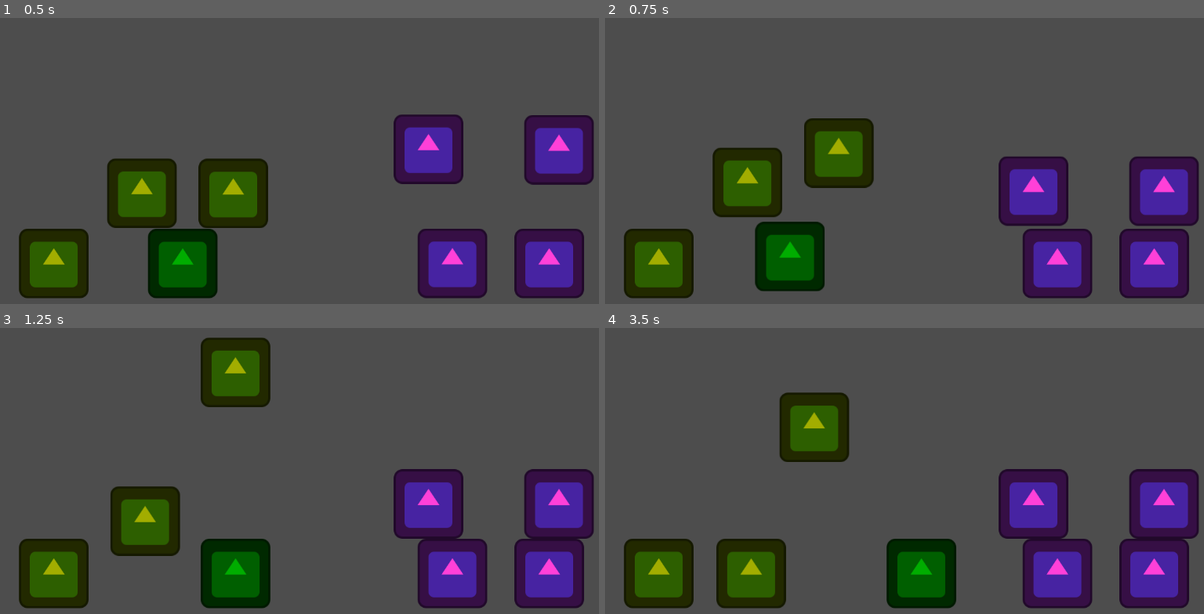
Above: before the commit, frames 1-4 (two rows, left to right).
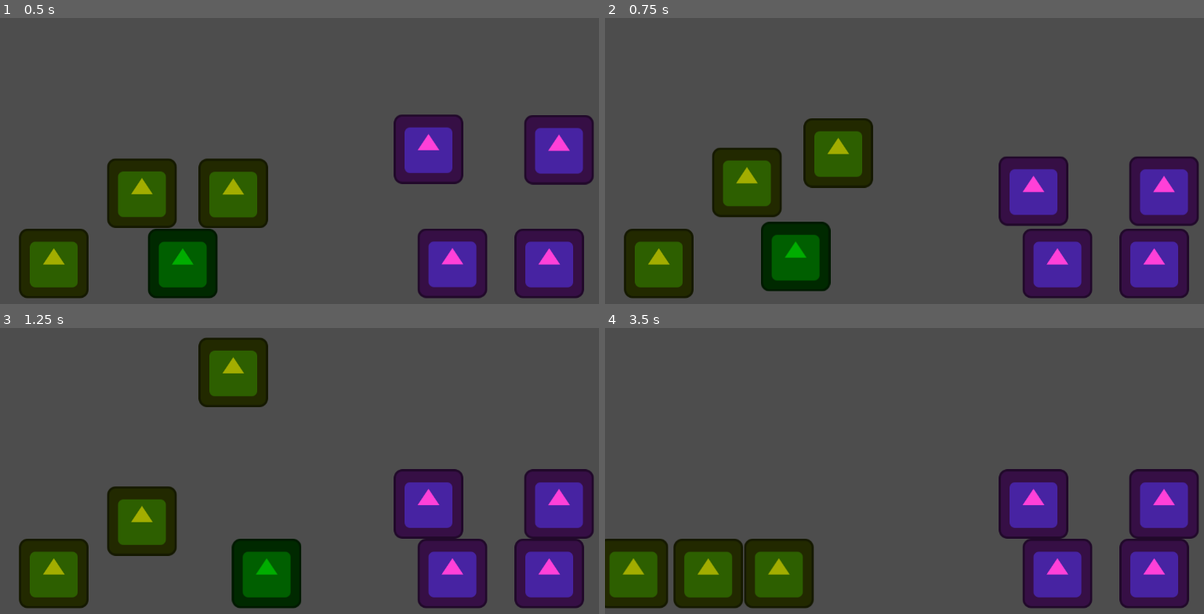
Above: after the commit, the same moments.

Repository: t0qen/baudo-game-jam-autumn
Game: Godot game, scene res://scenes/main.tscn
Same seed, same stepped clock (60 frames per second), same inputs: the game is played once before the commit and once after it. The engine's default icon, where the game draws it, is replaced by a stand-in: a white triangle on a blue panel in a dark square.
Inputs (mouse positions are in pixels of both pictures, inside the frame that each line leads up to):
- Up to frame 1 (0.5 s): no input
- Up to frame 2 (0.75 s): move the mouse to (1054, 175) at 0.52 s; hold D (right) from 0.53 s (still down); tap Space (jump) at 0.6 s; click (1054, 175) at 0.67 s
- Up to frame 3 (1.25 s): keep holding D (right); tap Space (jump) at 0.77, 1.07 s
- Up to frame 4 (3.5 s): move the mouse to (790, 522) at 1.27 s; release D (right) at 1.28 s; hold A (left) 1.28-2.03 s; tap Space (jump) at 1.35, 1.52, 1.82, 2.1, 2.85, 3.02, 3.32 s; click (790, 522) at 1.42 s; move the mouse to (982, 425) at 2.02 s; hold D (right) from 2.03 s (still down); click (982, 425) at 2.17 s; move the mouse to (886, 573) at 2.77 s; click (886, 573) at 2.92 s

Frame 1 is identical in both runs. In frame 2, 1.1% of the frame differs, in the area x 17-45%, y 35-96%; in frame 3, 4.1%; in frame 4, 11%, in the area x 0-59%, y 22-99%.

Commit message:
Clean up

Diff:
--- a/scenes/Terrains/Terrain_1.tscn
+++ /dev/null
@@ -1,19 +0,0 @@
-[gd_scene load_steps=3 format=3 uid="uid://ccrg7xo42addi"]
-
-[ext_resource type="Script" uid="uid://bjadow1jjrn4o" path="res://scripts/terrain_1.gd" id="1_b1e4u"]
-[ext_resource type="Texture2D" uid="uid://btcm76yd82541" path="res://pngtree-floating-grassy-landmass-defying-gravity-in-the-sky-png-image_14654596.png" id="2_xp2wb"]
-
-[node name="Terrain1" type="Node2D" groups=["destructible"]]
-script = ExtResource("1_b1e4u")
-
-[node name="Polygon2D" type="Polygon2D" parent="."]
-position = Vector2(19, -99)
-texture = ExtResource("2_xp2wb")
-texture_offset = Vector2(217.99, 41.89)
-texture_scale = Vector2(0.23, 0.23)
-polygon = PackedVector2Array(-156, 640, 103, 460, 562, 514, 1260, 439, 1488, 777, 680, 850, -109, 893)
-
-[node name="StaticBody2D" type="StaticBody2D" parent="."]
-
-[node name="CollisionPolygon2D" type="CollisionPolygon2D" parent="StaticBody2D"]
-polygon = PackedVector2Array(-137, 541, 122, 361, 581, 415, 1279, 340, 1507, 678, 699, 751, -90, 794)
--- a/scenes/Terrains/Terrain_2.tscn
+++ /dev/null
@@ -1,18 +0,0 @@
-[gd_scene load_steps=3 format=3 uid="uid://8k66wp0me4m7"]
-
-[ext_resource type="Script" uid="uid://cl8ppi1ccx056" path="res://scripts/terrain_2.gd" id="1_wm2uy"]
-[ext_resource type="Texture2D" uid="uid://hht7qnmjl72w" path="res://icon.svg" id="2_4cxun"]
-
-[node name="Terrain_2" type="StaticBody2D"]
-script = ExtResource("1_wm2uy")
-
-[node name="Sprite2D" type="Sprite2D" parent="."]
-position = Vector2(585, 590)
-scale = Vector2(8.15625, 2.8124995)
-texture = ExtResource("2_4cxun")
-
-[node name="CollisionPolygon2D" type="CollisionPolygon2D" parent="."]
-position = Vector2(1, 3)
-polygon = PackedVector2Array(58, 770, 57, 407, 1105, 407, 1105, 767)
-
-[node name="SubViewport" type="SubViewport" parent="."]
--- a/scenes/maintest.tscn
+++ /dev/null
@@ -1,13 +0,0 @@
-[gd_scene load_steps=4 format=3 uid="uid://ct3cra0khvoto"]
-
-[ext_resource type="Script" uid="uid://mi4jhc4pjrym" path="res://scripts/maintest.gd" id="1_527u3"]
-[ext_resource type="PackedScene" uid="uid://c57lqhed2hh6r" path="res://scenes/mannequin.tscn" id="3_527u3"]
-[ext_resource type="PackedScene" uid="uid://ccrg7xo42addi" path="res://scenes/Terrains/Terrain_1.tscn" id="3_yoalb"]
-
-[node name="Maintest" type="Node2D"]
-script = ExtResource("1_527u3")
-
-[node name="mannequin" parent="." instance=ExtResource("3_527u3")]
-position = Vector2(722, 355)
-
-[node name="Terrain1" parent="." instance=ExtResource("3_yoalb")]
--- a/scenes/mannequin.tscn
+++ /dev/null
@@ -1,17 +0,0 @@
-[gd_scene load_steps=3 format=3 uid="uid://c57lqhed2hh6r"]
-
-[sub_resource type="CanvasTexture" id="CanvasTexture_esfef"]
-
-[sub_resource type="CircleShape2D" id="CircleShape2D_esfef"]
-radius = 64.31417
-
-[node name="mannequin" type="RigidBody2D"]
-
-[node name="Sprite2D" type="Sprite2D" parent="."]
-position = Vector2(-4.7683716e-07, -64.625)
-scale = Vector2(129.5, 128.75)
-texture = SubResource("CanvasTexture_esfef")
-
-[node name="CollisionShape2D" type="CollisionShape2D" parent="."]
-position = Vector2(1, -65)
-shape = SubResource("CircleShape2D_esfef")
--- a/scenes/projectiles/Testdestruction.tscn
+++ /dev/null
@@ -1,15 +0,0 @@
-[gd_scene load_steps=2 format=3 uid="uid://qhiky2b1pngi"]
-
-[ext_resource type="Script" uid="uid://hoot4tn8027i" path="res://scripts/testdestruction.gd" id="1_1mnvm"]
-
-[node name="Testdestruction" type="Area2D"]
-script = ExtResource("1_1mnvm")
-
-[node name="Polygon2D" type="Polygon2D" parent="."]
-position = Vector2(1, -1)
-polygon = PackedVector2Array(-22, -11, 30, -11, 28, 17, -23, 17)
-
-[node name="CollisionPolygon2D" type="CollisionPolygon2D" parent="."]
-polygon = PackedVector2Array(-38, 70, 54, 53, 89, -36, -35, -67, -85, 7)
-
-[connection signal="area_entered" from="." to="." method="_on_area_entered"]
--- a/scenes/projectiles/grenade.tscn
+++ b/scenes/projectiles/grenade.tscn
@@ -1,6 +1,12 @@
-[gd_scene load_steps=2 format=3 uid="uid://ooydtmusoxcv"]
+[gd_scene load_steps=4 format=3 uid="uid://ooydtmusoxcv"]
 
 [ext_resource type="Script" uid="uid://dthvwivuxn4bg" path="res://scripts/grenade.gd" id="1_1mnvm"]
+
+[sub_resource type="RectangleShape2D" id="RectangleShape2D_1mnvm"]
+size = Vector2(40, 40)
+
+[sub_resource type="CircleShape2D" id="CircleShape2D_b7x1w"]
+radius = 31.0
 
 [node name="Grenade" type="RigidBody2D"]
 script = ExtResource("1_1mnvm")
@@ -10,18 +16,17 @@
 one_shot = true
 autostart = true
 
+[node name="CollisionShape2D2" type="CollisionShape2D" parent="."]
+shape = SubResource("RectangleShape2D_1mnvm")
+
+[node name="ground_detection" type="Area2D" parent="."]
+
+[node name="CollisionShape2D" type="CollisionShape2D" parent="ground_detection"]
+shape = SubResource("CircleShape2D_b7x1w")
+
 [node name="Polygon2D" type="Polygon2D" parent="."]
 position = Vector2(-2, 0)
 color = Color(0, 0, 0, 1)
-polygon = PackedVector2Array(-16, -15, 20, -15, 20, 15, -16, 15)
-
-[node name="CollisionPolygon2D" type="CollisionPolygon2D" parent="."]
-polygon = PackedVector2Array(-18, -15, 18, -15, 18, 15, -18, 15)
-
-[node name="Area2D" type="Area2D" parent="."]
-
-[node name="CollisionPolygon2D" type="CollisionPolygon2D" parent="Area2D"]
-polygon = PackedVector2Array(-45, -39, 3, -55, 42, -44, 60, 9, 51, 53, -15, 63, -63, 36, -64, 0)
-disabled = true
+polygon = PackedVector2Array(-18, -20, 22, -20, 22, 20, -18, 20)
 
 [connection signal="timeout" from="Timer" to="." method="_on_timer_timeout"]
--- a/scenes/templates/bidule_template.tscn
+++ b/scenes/templates/bidule_template.tscn
@@ -4,7 +4,7 @@
 [ext_resource type="Script" uid="uid://crellanggal1o" path="res://scripts/bidule_template.gd" id="1_6lqgl"]
 
 [sub_resource type="PhysicsMaterial" id="PhysicsMaterial_6lqgl"]
-friction = 0.5
+friction = 0.0
 bounce = 0.1
 
 [sub_resource type="AtlasTexture" id="AtlasTexture_6lqgl"]
--- a/scenes/testcterrain.tscn
+++ /dev/null
@@ -1,26 +0,0 @@
-[gd_scene load_steps=5 format=3 uid="uid://cc00vx8w53ssx"]
-
-[ext_resource type="Script" uid="uid://cirlbe2taub67" path="res://scripts/testcterrain.gd" id="1_crty7"]
-[ext_resource type="Script" uid="uid://d15ayypla04li" path="res://scripts/DestructiblePolygon2D.gd" id="2_pq4jt"]
-[ext_resource type="Texture2D" uid="uid://btcm76yd82541" path="res://pngtree-floating-grassy-landmass-defying-gravity-in-the-sky-png-image_14654596.png" id="3_0t81j"]
-[ext_resource type="PackedScene" uid="uid://c57lqhed2hh6r" path="res://scenes/mannequin.tscn" id="4_pq4jt"]
-
-[node name="testcollsions" type="Node2D"]
-script = ExtResource("1_crty7")
-
-[node name="DestructiblePolygon2D" type="Node2D" parent="."]
-script = ExtResource("2_pq4jt")
-collidable = true
-simplification = 2.0
-
-[node name="Polygon2D" type="Polygon2D" parent="DestructiblePolygon2D"]
-texture = ExtResource("3_0t81j")
-texture_scale = Vector2(0.5, 0.5)
-polygon = PackedVector2Array(352.5, 229, 400.5, 234, 451.5, 223, 507.5, 203, 559.5, 203, 580.5, 249, 655.5, 264, 659.5, 292, 655.5, 327, 622.5, 368, 602.5, 391, 577.5, 401, 565.5, 388, 533.5, 402, 501.5, 424, 467.5, 429, 411.5, 435, 394.5, 452, 388.5, 462, 363.5, 467, 330.5, 453, 311.5, 444, 296.5, 439, 264.5, 429, 217.5, 430, 193.5, 427, 165.5, 424, 136.5, 416, 122.5, 402, 108.5, 384, 97.5, 367, 83.5, 354, 60.5, 329, 58.5, 323, 50.5, 305, 49.5, 295, 79.5, 270, 98.5, 255, 137.5, 241, 154.5, 235, 179.5, 221, 202.5, 213, 226.5, 212, 270.5, 218, 294.5, 224, 327.5, 224, 339.5, 225)
-uv = PackedVector2Array(352.5, 229, 400.5, 234, 451.5, 223, 507.5, 203, 559.5, 203, 580.5, 249, 655.5, 264, 659.5, 292, 655.5, 327, 622.5, 368, 602.5, 391, 577.5, 401, 565.5, 388, 533.5, 402, 501.5, 424, 467.5, 429, 411.5, 435, 394.5, 452, 388.5, 462, 363.5, 467, 330.5, 453, 311.5, 444, 296.5, 439, 264.5, 429, 217.5, 430, 193.5, 427, 165.5, 424, 136.5, 416, 122.5, 402, 108.5, 384, 97.5, 367, 83.5, 354, 60.5, 329, 58.5, 323, 50.5, 305, 49.5, 295, 79.5, 270, 98.5, 255, 137.5, 241, 154.5, 235, 179.5, 221, 202.5, 213, 226.5, 212, 270.5, 218, 294.5, 224, 327.5, 224, 339.5, 225)
-
-[node name="Camera2D" type="Camera2D" parent="."]
-position = Vector2(340, 210)
-
-[node name="mannequin" parent="." instance=ExtResource("4_pq4jt")]
-position = Vector2(359, 226)
--- a/scenes/tests.tscn
+++ /dev/null
@@ -1,22 +0,0 @@
-[gd_scene load_steps=3 format=3 uid="uid://boi8shbqr4l2c"]
-
-[ext_resource type="PackedScene" uid="uid://b2et76gt1x6je" path="res://scenes/errants.tscn" id="1_738vk"]
-
-[sub_resource type="WorldBoundaryShape2D" id="WorldBoundaryShape2D_tcuvc"]
-distance = -84.0
-
-[node name="tests" type="Node2D"]
-
-[node name="Camera2D" type="Camera2D" parent="."]
-position = Vector2(-1, -42)
-
-[node name="StaticBody2D" type="StaticBody2D" parent="." groups=["ground"]]
-
-[node name="CollisionShape2D" type="CollisionShape2D" parent="StaticBody2D"]
-shape = SubResource("WorldBoundaryShape2D_tcuvc")
-
-[node name="errants" parent="." instance=ExtResource("1_738vk")]
-position = Vector2(7, -53)
-is_selected = true
-jump_force = 400
-max_h_speed = 400
--- a/scripts/grenade.gd
+++ b/scripts/grenade.gd
@@ -1,11 +1,7 @@
 extends RigidBody2D
-
-@onready var destruction_polygon = $Area2D/CollisionPolygon2D
 
 func _ready() -> void:
 	$Timer.start()
-
-
 
 func _on_timer_timeout() -> void:
 	# On récupère le terrain (nom exact: "Terrain1") depuis le parent ou la scène
--- a/scripts/maintest.gd
+++ /dev/null
@@ -1,28 +0,0 @@
-extends Node2D
-
-var grenade = preload("res://scenes/projectiles/grenade.tscn")
-var grenadeInstance = grenade.instantiate()
-var mouse_position
-
-# Called when the node enters the scene tree for the first time.
-func _ready() -> void:
-	pass # Replace with function body.
-
-
-# Called every frame. 'delta' is the elapsed time since the previous frame.
-func _process(delta: float) -> void:
-	pass
-
-func _input(event: InputEvent) -> void:
-	if event.is_action_pressed("Faire spawn bombe (pas définitif)"):
-		spawn_enfant()
-
-func spawn_enfant():
-	# Créer une nouvelle instance de la scène
-	var nouvelle_grenade = grenade.instantiate()
-
-	# Ajouter l'instance comme enfant
-	add_child(nouvelle_grenade)
-
-	# Positionner l'instance à la position de la souris
-	nouvelle_grenade.global_position = get_global_mouse_position()
--- a/scripts/terrain_1.gd
+++ /dev/null
@@ -1,16 +0,0 @@
-extends Node2D
-
-@onready var collision_shape = $StaticBody2D/CollisionPolygon2D
-@onready var visual_polygon = $Polygon2D
-
-func clip(destruction_polygon):
-	var offset_polygon = []
-	for point in destruction_polygon.polygon:
-		offset_polygon.append(point + destruction_polygon.global_position)
-	var result = Geometry2D.clip_polygons(collision_shape.polygon, offset_polygon)
-	if result.size() > 0:
-		collision_shape.set_deferred("polygon", result[0])
-		visual_polygon.polygon = result[0]
-		# Fix le positionnement :
-		visual_polygon.position = Vector2.ZERO
-		collision_shape.position = Vector2.ZERO
--- a/scripts/terrain_2.gd
+++ /dev/null
@@ -1,32 +0,0 @@
-extends StaticBody2D
-
-@onready var collision_shape = $CollisionPolygon2D
-@onready var sprite2d = $Sprite2D
-
-func clip(destruction_polygon):
-	# Calculer le polygone avec offset (comme votre code actuel)
-	var offset_polygon = []
-	for point in destruction_polygon.polygon:
-		offset_polygon.append(point + destruction_polygon.global_position)
-
-	# Mettre à jour la collision (identique à votre code)
-	var result = Geometry2D.clip_polygons(collision_shape.polygon, offset_polygon)
-	if result.size() > 0:
-		collision_shape.set_deferred("polygon", result[0])
-
-	# Mettre à jour le masque du Sprite2D
-	_update_sprite_mask(offset_polygon)
-
-func _update_sprite_mask(destruction_polygon):
-	var image = sprite2d.texture.get_image()
-
-	# Convertir les coordonnées globales en coordonnées de texture
-	var texture_polygon = []
-	for point in destruction_polygon:
-		var local_point = sprite2d.to_local(point)
-		# Convertir en coordonnées de pixel de texture
-		var texture_coord = (local_point + sprite2d.texture.get_size() / 2)
-		texture_polygon.append(texture_coord)
-
-# Dessiner le polygone en noir (ou transparent) pour masquer
-# Utiliser des shaders ou manipulation directe de pixels
--- a/scripts/testcterrain.gd
+++ /dev/null
@@ -1,28 +0,0 @@
-extends Node2D
-
-var grenade = preload("res://scenes/projectiles/grenade.tscn")
-var grenadeInstance = grenade.instantiate()
-var mouse_position
-@onready var terrain = $DestructiblePolygon2D
-
-# Called when the node enters the scene tree for the first time.
-func _ready() -> void:
-	pass # Replace with function body.
-
-# Called every frame. 'delta' is the elapsed time since the previous frame.
-func _process(delta: float) -> void:
-	pass
-
-func _input(event: InputEvent) -> void:
-	if event.is_action_pressed("Faire spawn bombe (pas définitif)"):
-		spawn_enfant()
-
-func spawn_enfant():
-	# Créer une nouvelle instance de la scène
-	var nouvelle_grenade = grenade.instantiate()
-
-	# Ajouter l'instance comme enfant
-	add_child(nouvelle_grenade)
-
-	# Positionner l'instance à la position de la souris
-	nouvelle_grenade.global_position = get_global_mouse_position()
Binary file removed: pngtree-floating-grassy-landmass-defying-gravity-in-the-sky-png-image_14654596.png
Not shown, removed: pngtree-floating-grassy-landmass-defying-gravity-in-the-sky-png-image_14654596.png.import
Not shown, removed: scripts/DestructiblePolygon2D.gd.uid
Renamed: scripts/DestructiblePolygon2D.gd -> scripts/destructible_terrain_node.gd
Not shown, added: scripts/destructible_terrain_node.gd.uid
Not shown, removed: scripts/maintest.gd.uid
Not shown, removed: scripts/terrain_1.gd.uid
Not shown, removed: scripts/terrain_2.gd.uid
Not shown, removed: scripts/testcterrain.gd.uid
